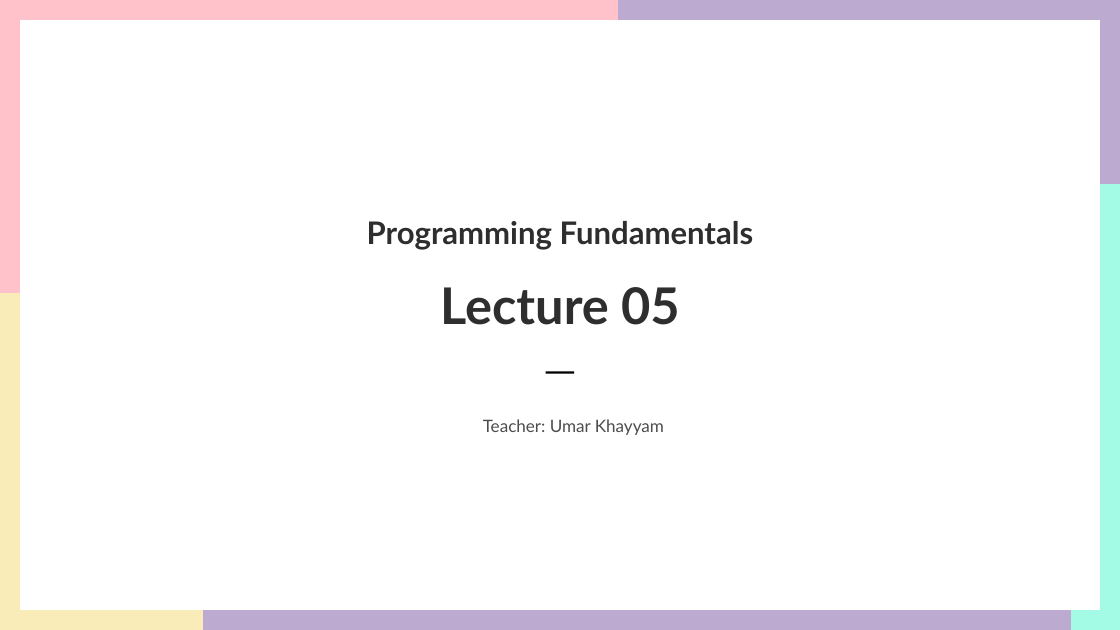
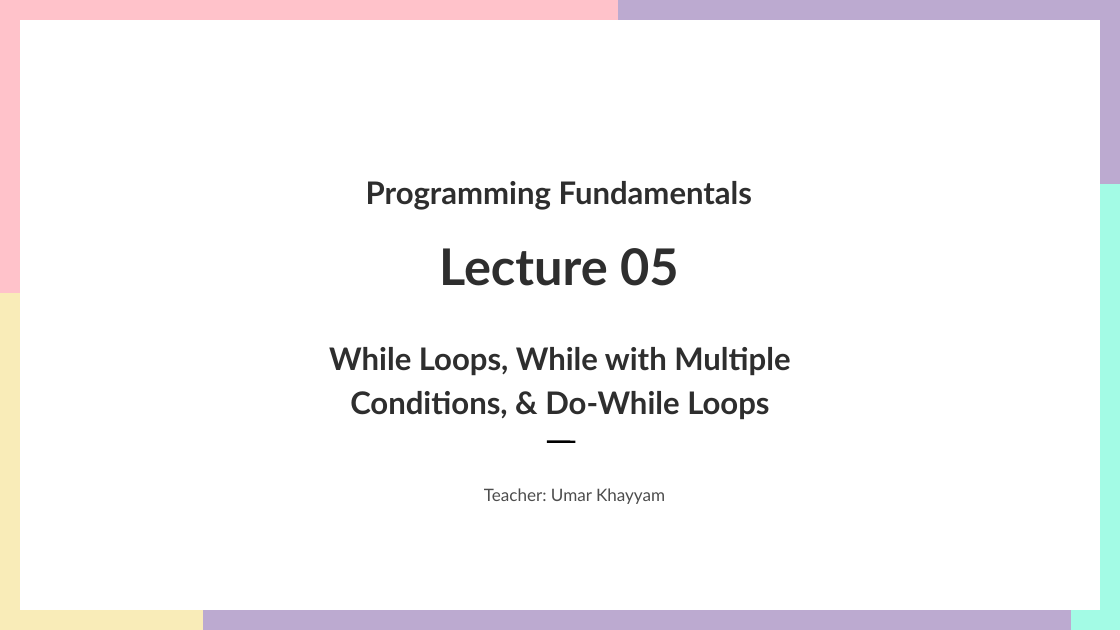
Before and after one commit to UKhayam/Programming-Fundamentals, a slide deck: slide 1 of PF-Lecture-05.pptx. Drawn at 1120x630 pixels with LibreOffice and Linux fonts; fonts in the diff are those of the drawing. Boxes give left, top, right and bottom in pixels: in the first picture for what was removed or moved away, otherwise in the second. Text is boxed around its words. In the diff, an @@ line names an element or a change of style, - is before the commit and + after.

Commit message:
Lecture 05 added

```diff
--- a/PF-Lecture-05.pptx
+++ b/PF-Lecture-05.pptx
@@ text "Programming Fundamentals": place and size @@
-text "Programming Fundamentals" at bbox=[367, 221, 754, 250]
+text "Programming Fundamentals" at bbox=[366, 181, 753, 210]
@@ text "Lecture 05": place and size @@
-text "Lecture 05" at bbox=[440, 287, 680, 325]
+text "Lecture 05" at bbox=[439, 248, 679, 286]
@@ text added at bbox=[329, 347, 790, 420], 40 pt, text #2E2E2E, bold @@
+While Loops, While with Multiple Conditions, & Do-While Loops
@@ line moved from (546, 372) - (574, 372) to (547, 442) - (576, 442) @@
@@ text "Teacher: Umar Khayyam": place and size @@
-text "Teacher: Umar Khayyam" at bbox=[483, 419, 664, 435]
+text "Teacher: Umar Khayyam" at bbox=[484, 488, 665, 504]
```
Also in this commit, not shown: 10 slides added, 1 slide removed, 4 other files.
